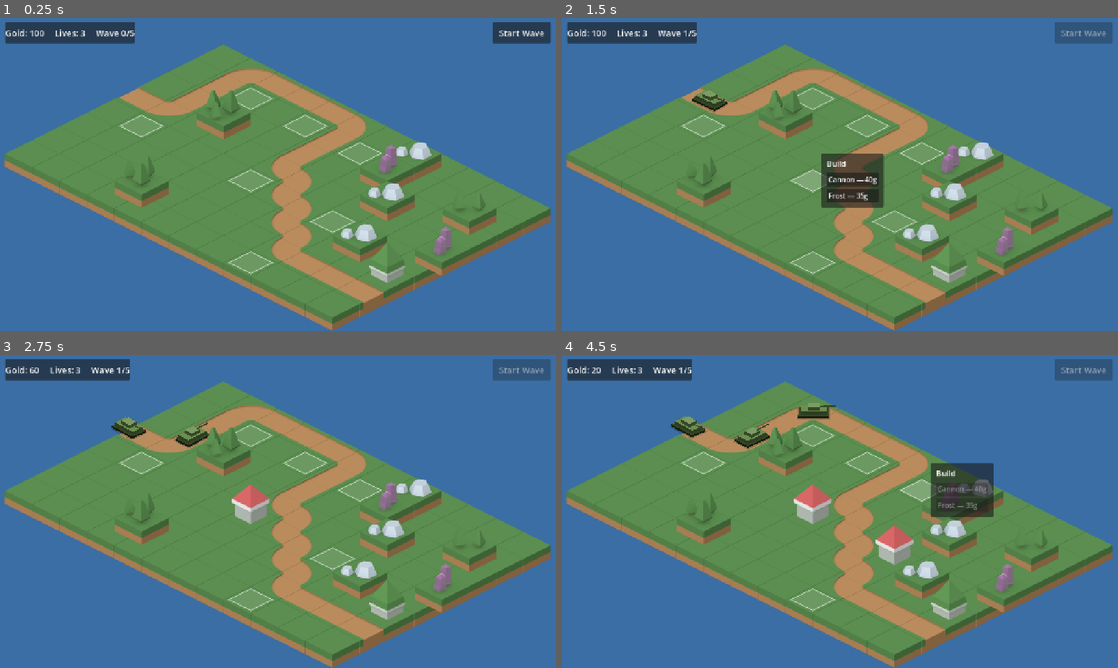
Above: before the commit, frames 1-4 (two rows, left to right).
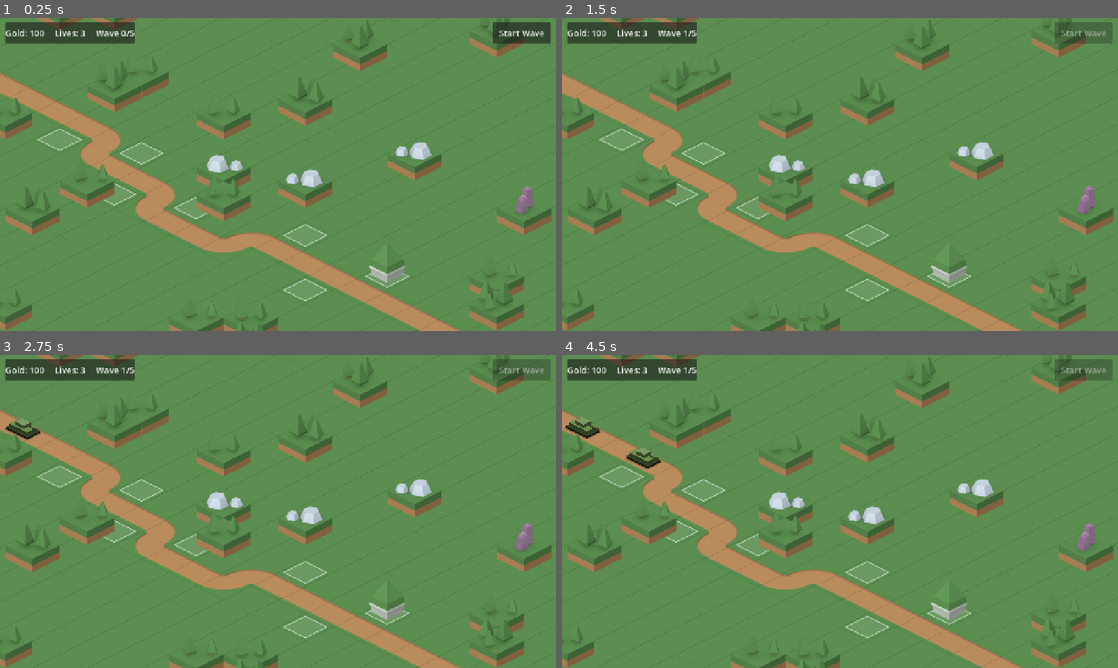
Above: after the commit, the same moments.

Repository: ldimitrov/tankbusters
Game: Godot game, scene res://scenes/main/main.tscn
Same seed, same stepped clock (60 frames per second), same inputs: the game is played once before the commit and once after it.
Inputs (mouse positions are in pixels of both pictures, inside the frame that each line leads up to):
- Up to frame 1 (0.25 s): no input
- Up to frame 2 (1.5 s): click "Start Wave" at 0.5 s; move the mouse to (812, 180) at 1.27 s; click (812, 180) at 1.42 s
- Up to frame 3 (2.75 s): click (289, 517) at 2 s, where only the run before the commit has a clickable "Cannon — 40g"
- Up to frame 4 (4.5 s): move the mouse to (895, 558) at 2.77 s; click (895, 558) at 2.92 s; click (934, 558) at 3.5 s, where only the run before the commit has a clickable "Cannon — 40g"; move the mouse to (923, 489) at 4.27 s; click (923, 489) at 4.42 s

The runs differ from the first frame. In frame 1, 70% of the frame differs, in the area x 0-100%, y 0-100%; in frame 2, 71%; in frame 3, 71%; in frame 4, 73%.

Commit message:
feat: pave the whole screen, road runs edge to edge

Diff:
--- a/project.godot
+++ b/project.godot
@@ -23,6 +23,7 @@
 window/size/viewport_width=1280
 window/size/viewport_height=720
 window/stretch/mode="canvas_items"
+window/stretch/aspect="expand"
 
 [rendering]
 
--- a/scenes/main/main.gd
+++ b/scenes/main/main.gd
@@ -49,6 +49,8 @@
 const BUILD_SPOT_COUNT := 7
 const DECOR_COUNT := 8
 
+var _rng := RandomNumberGenerator.new()
+
 # Filled by _generate_map() — a fresh layout every game.
 var path_cells: Array[Vector2i] = []
 var build_cells: Array[Vector2i] = []
@@ -92,18 +94,17 @@
 ## ---------- Random map generation ----------
 
 func _generate_map() -> void:
-	var rng := RandomNumberGenerator.new()
 	# A seeded RNG replays the exact same "random" map — reproducible bugs.
 	var forced_seed := _arg_value("--seed")
 	if forced_seed != "":
-		rng.seed = int(forced_seed)
+		_rng.seed = int(forced_seed)
 	else:
-		rng.randomize()
-	print("Map seed: %d (relaunch with -- --seed=%d for the same map)" % [rng.seed, rng.seed])
-
-	path_cells = _generate_path(rng)
-	_pick_build_spots(rng)
-	_scatter_decor(rng)
+		_rng.randomize()
+	print("Map seed: %d (relaunch with -- --seed=%d for the same map)" % [_rng.seed, _rng.seed])
+
+	path_cells = _generate_path(_rng)
+	_pick_build_spots(_rng)
+	_scatter_decor(_rng)
 	_pick_base_cell()
 
 
@@ -230,22 +231,55 @@
 
 
 func _build_ground() -> void:
+	# Pave every cell the window can see — the play area plus grass filler all
+	# the way past the screen edges, so the world has no visible border.
 	# Painter's algorithm: draw back rows first. In iso, "further back" simply
 	# means a smaller (x + y), so sort all cells by that sum.
+	var area := _visible_cell_bounds()
 	var cells: Array[Vector2i] = []
-	for y in GRID.y:
-		for x in GRID.x:
+	for y in range(area.position.y, area.end.y + 1):
+		for x in range(area.position.x, area.end.x + 1):
 			cells.append(Vector2i(x, y))
 	cells.sort_custom(func(a, b): return (a.x + a.y) < (b.x + b.y))
 
 	var road_tiles := _road_tile_map()
+	var in_grid := func(c: Vector2i) -> bool:
+		return c.x >= 0 and c.x < GRID.x and c.y >= 0 and c.y < GRID.y
 	for cell in cells:
-		_add_tile(ground, TILE_DIR + road_tiles.get(cell, GRASS_TILE), cell)
-		if decor.has(cell):
-			# Decor sprites include their own tile block and stick up above it,
-			# so they go in the Y-sorted Objects layer: tanks and towers that
-			# are "in front" (lower on screen) must draw on top of them.
-			_add_tile(objects, DETAIL_DIR + decor[cell], cell)
+		if in_grid.call(cell):
+			_add_tile(ground, TILE_DIR + road_tiles.get(cell, GRASS_TILE), cell)
+			if decor.has(cell):
+				# Decor sprites include their own tile block and stick up above
+				# it, so they go in the Y-sorted Objects layer: tanks and towers
+				# "in front" (lower on screen) must draw on top of them.
+				_add_tile(objects, DETAIL_DIR + decor[cell], cell)
+			continue
+		# Filler: the road runs on through it to the screen edge; the rest is
+		# grass with the occasional tree so it doesn't look like a dead sea.
+		if (cell.y == path_cells[0].y and cell.x < 0) \
+				or (cell.y == path_cells[path_cells.size() - 1].y and cell.x >= GRID.x):
+			_add_tile(ground, TILE_DIR + ROAD_WE, cell)
+			continue
+		_add_tile(ground, TILE_DIR + GRASS_TILE, cell)
+		if _rng.randf() < 0.05:
+			_add_tile(objects, DETAIL_DIR + DECOR_TEXTURES[_rng.randi_range(0, 4)], cell)
+
+
+## Which cells the window can see: un-project the viewport corners through
+## the world transform back into grid coordinates, then pad generously.
+func _visible_cell_bounds() -> Rect2i:
+	var inverse := world.transform.affine_inverse()
+	var view := get_viewport_rect().size
+	var min_c := Vector2i.ZERO
+	var max_c := GRID - Vector2i.ONE
+	for corner in [Vector2.ZERO, Vector2(view.x, 0), Vector2(0, view.y), view]:
+		var p: Vector2 = inverse * corner
+		# Inverse of cell_to_world.
+		var cx := (p.x / Iso.HALF_W + p.y / Iso.HALF_H) / 2.0
+		var cy := (p.y / Iso.HALF_H - p.x / Iso.HALF_W) / 2.0
+		min_c = Vector2i(mini(min_c.x, floori(cx) - 1), mini(min_c.y, floori(cy) - 1))
+		max_c = Vector2i(maxi(max_c.x, ceili(cx) + 1), maxi(max_c.y, ceili(cy) + 1))
+	return Rect2i(min_c, max_c - min_c)
 
 
 ## One tile sprite, bottom-aligned so taller-than-standard art lines up.
@@ -297,10 +331,16 @@
 	var points: Array[Vector2] = []
 	var first := Iso.cell_to_world(path_cells[0])
 	var last := Iso.cell_to_world(path_cells[path_cells.size() - 1])
-	points.append(first - Vector2(Iso.HALF_W, Iso.HALF_H) * 0.9)  # spawn at map edge
+	# Spawn/despawn just past the screen edges: measure how far the entry and
+	# exit cells are from them, in "cells travelled" (66*scale px per cell).
+	var step_x := Iso.HALF_W * world.scale.x
+	var view_width := get_viewport_rect().size.x
+	var entry_overhang := ceilf((world.transform * first).x / step_x) + 1.0
+	var exit_overhang := ceilf((view_width - (world.transform * last).x) / step_x) + 1.0
+	points.append(first - Vector2(Iso.HALF_W, Iso.HALF_H) * entry_overhang)
 	for i in path_cells.size() - 1:
 		points.append((Iso.cell_to_world(path_cells[i]) + Iso.cell_to_world(path_cells[i + 1])) / 2.0)
-	points.append(last + Vector2(Iso.HALF_W, Iso.HALF_H) * 0.9)  # drive off-map
+	points.append(last + Vector2(Iso.HALF_W, Iso.HALF_H) * exit_overhang)
 
 	var curve := Curve2D.new()
 	for p in points:
